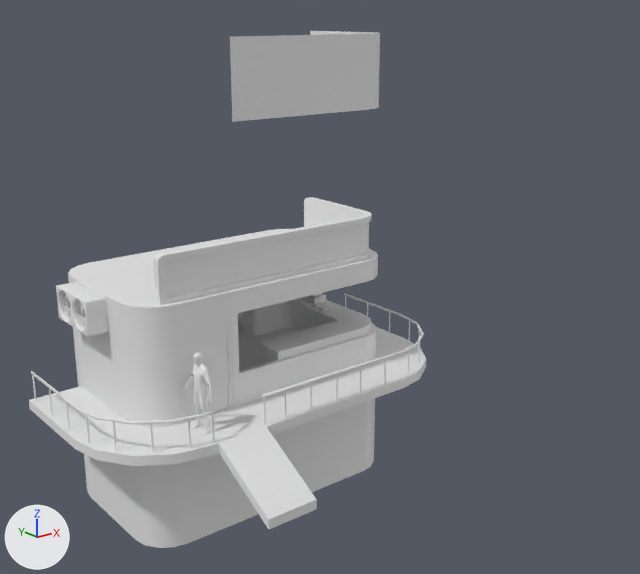
Renders of the FBX model Assets/Lab.fbx from each side of a commit.
One viewpoint serves both versions: a camera (50 mm lens) standing at (19.48, -17.66, 8.76) and looking at (32.81, -1.0, 2.09). Arrows for +X, +Y and +Z are at lower left; the lights stay in place. Where no turn or scale is listed for an object, it has been applied to the vertices.
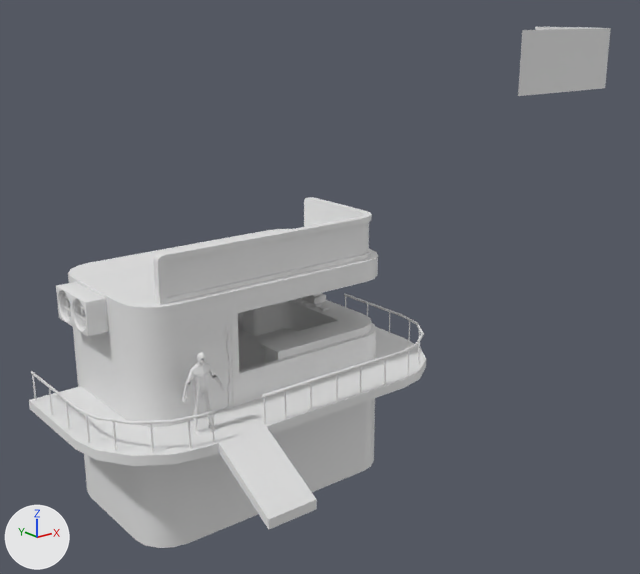
Where the newer file only moved an object's origin or applied its transform, the numbers keep the older frame.

What differs and where, as boxes [x1, y1, x2, y2] in the pictures (640 x 574 px):
'Cube.073', moved
    before: [230, 31, 380, 122]
    after: [518, 27, 611, 96]
'male.003', turned
    before: [184, 352, 212, 436]
    after: [182, 353, 225, 436]

Diff of the bpy script that builds the scene:
```diff
--- a/Assets/Lab.fbx.py
+++ b/Assets/Lab.fbx.py
@@ ob_male_003 @@
 ob_male_003.location = (28.1, -2.97, 0.36)
-ob_male_003.rotation_euler = (0.0, 0.0, -1.571)  # degrees (0, 0, -90)
@@ ob_cube_073 @@
 ob_cube_073 = bpy.data.objects.new('Cube.073', me_cube_073)
-ob_cube_073.location = (33.01, -1.71, 7.42)
+ob_cube_073.location = (41.94, -1.71, 7.42)
```
